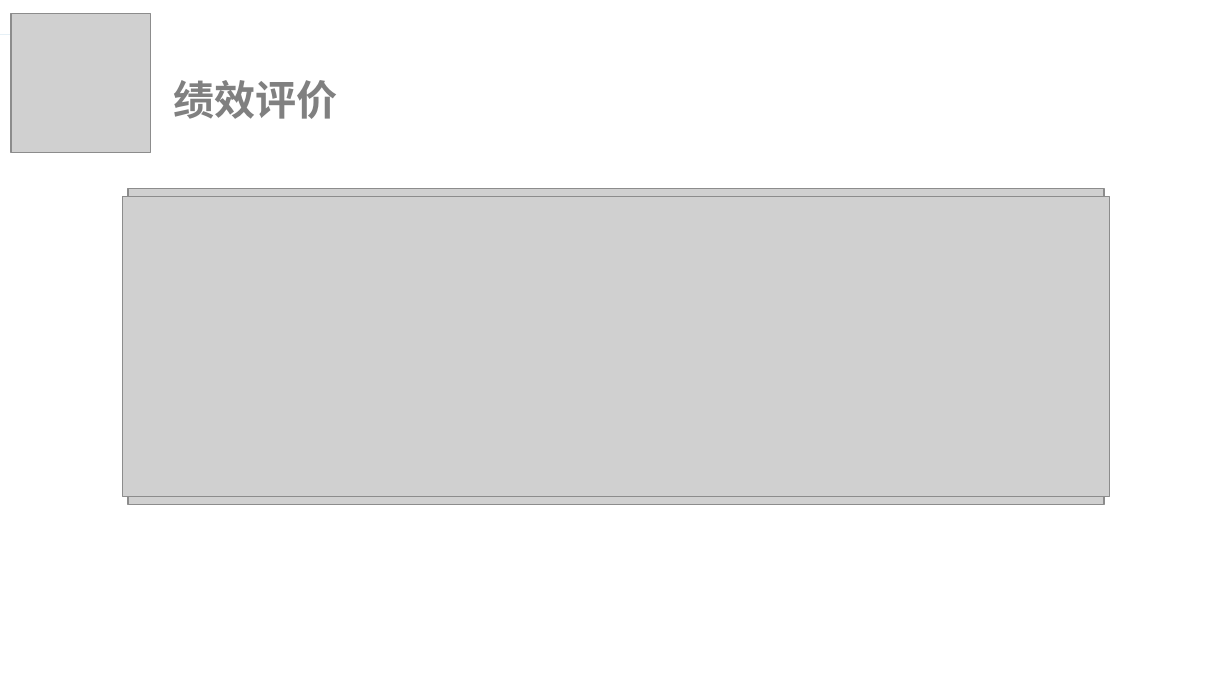
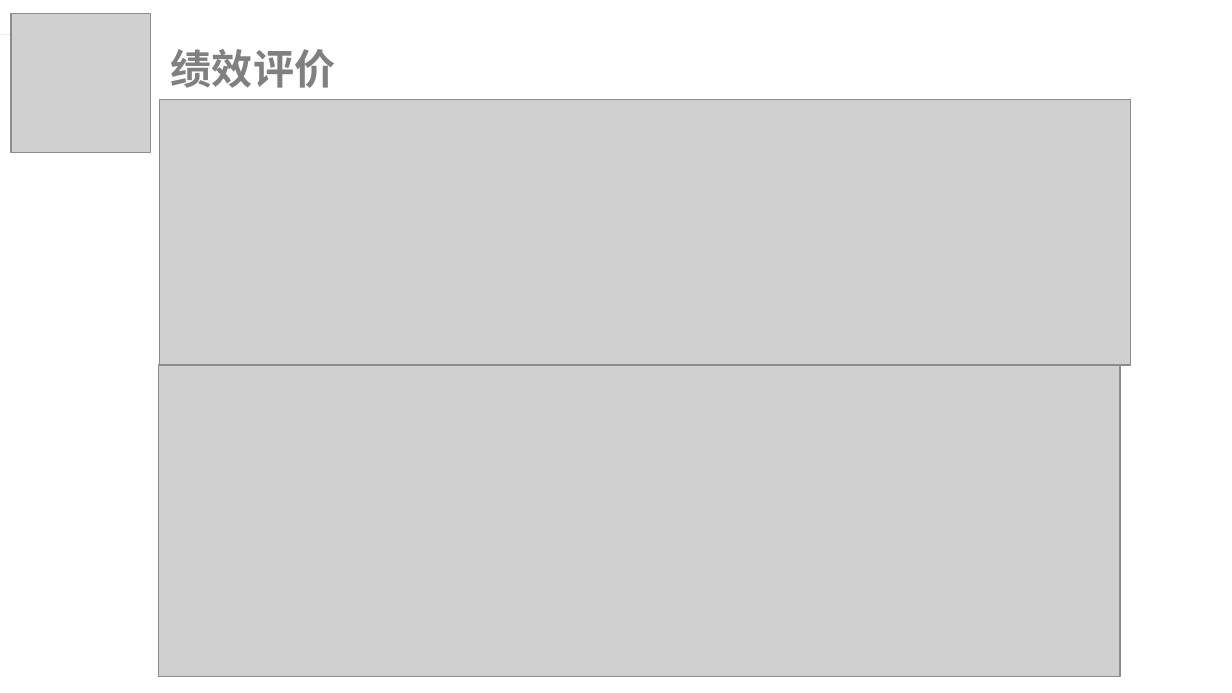
Before and after one commit to lorenzoyoung/ZUCC-Lazy-Bone, a slide deck: slide 32 of 评审PPT/项目计划/ZUCCLazyBone项目计划.pptx. Drawn at 1232x693 pixels with LibreOffice and Linux fonts; fonts in the diff are those of the drawing; grey boxes stand for pictures. Boxes give left, top, right and bottom in pixels: in the first picture for what was removed or moved away, otherwise in the second. Text is boxed around its words. In the diff, an @@ line names an element or a change of style, - is before the commit and + after.

```diff
--- a/评审PPT/项目计划/ZUCCLazyBone项目计划.pptx
+++ b/评审PPT/项目计划/ZUCCLazyBone项目计划.pptx
@@ text "绩效评价": place and size @@
-text "绩效评价" at (174,80,338,119)
+text "绩效评价" at (171,49,335,88)
@@ picture added at (159,100,1131,366) @@
@@ picture removed at (123,196,1110,496) @@
@@ picture removed at (128,188,1104,505) @@
@@ picture added at (159,366,1120,678) @@
```
Also in this commit, not shown: 2 other slides changed, 6 other files.
